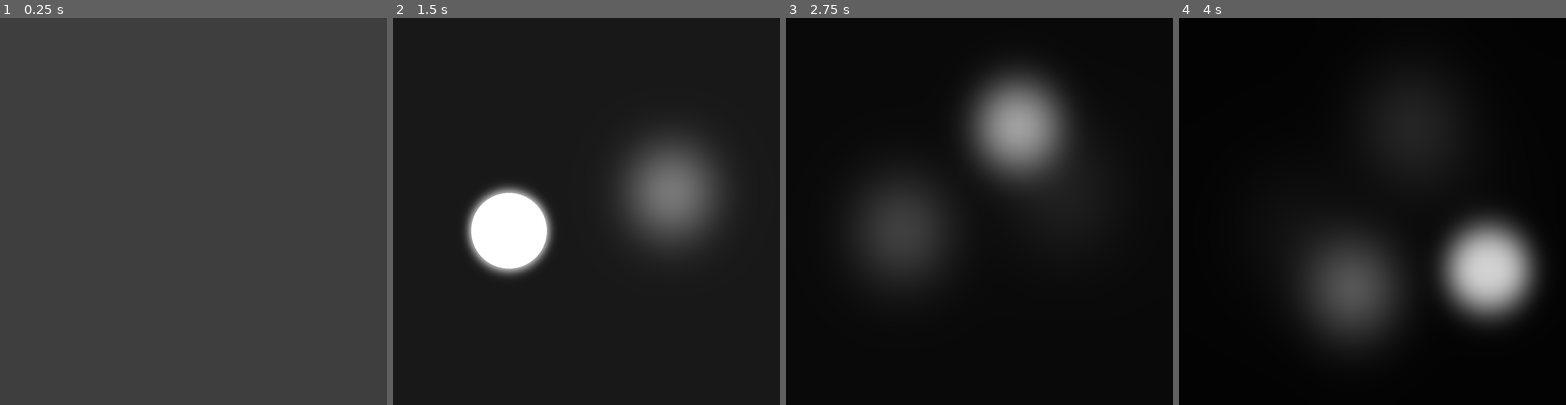
Above: before the commit, frames 1-4 (left to right).
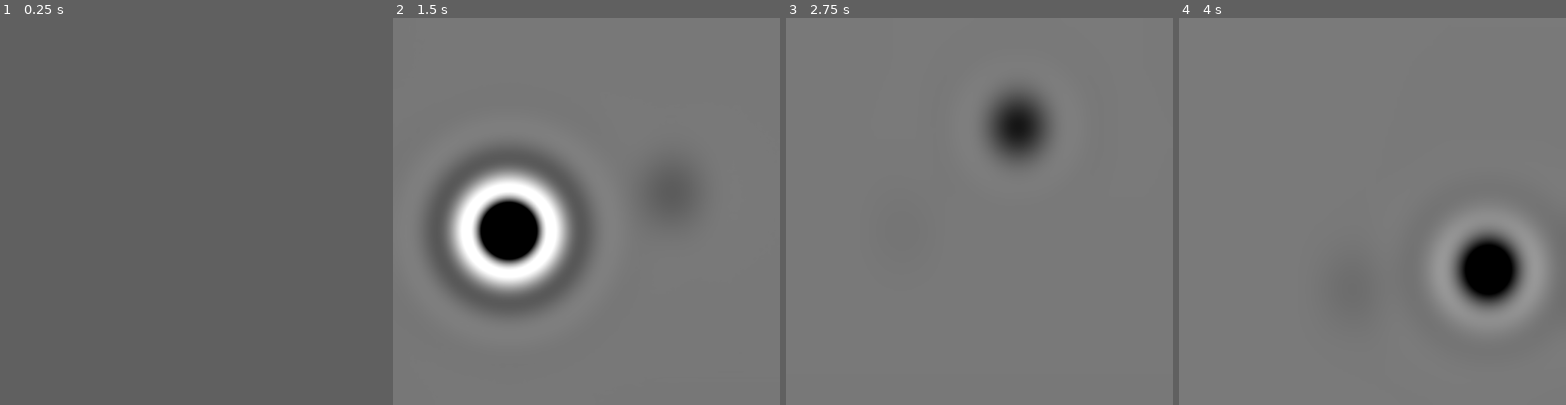
Above: after the commit, the same moments.

Repository: notapixelstudio/simulation-shader
Game: Godot game, scene res://Main.tscn
Same seed, same stepped clock (60 frames per second), same inputs: the game is played once before the commit and once after it. The engine's default icon, where the game draws it, is replaced by a stand-in: a white triangle on a blue panel in a dark square.
Inputs (mouse positions are in pixels of both pictures, inside the frame that each line leads up to):
- Up to frame 1 (0.25 s): no input
- Up to frame 2 (1.5 s): tap Enter at 0.5 s; move the mouse to (671, 192) at 0.52 s; click (671, 192) at 0.67 s; move the mouse to (509, 230) at 1.27 s; click (509, 230) at 1.42 s
- Up to frame 3 (2.75 s): move the mouse to (1018, 126) at 2.02 s; click (1018, 126) at 2.17 s
- Up to frame 4 (4 s): move the mouse to (1353, 288) at 2.77 s; click (1353, 288) at 2.92 s; move the mouse to (1488, 269) at 3.52 s; click (1488, 269) at 3.67 s

The runs differ from the first frame. In frame 1, 100% of the frame differs, in the area x 0-100%, y 0-100%; in frame 2, 98%; in frame 3, 99%; in frame 4, 99%.

Commit message:
Explosion-like simulation.

Diff:
--- a/Main.gd
+++ b/Main.gd
@@ -15,8 +15,8 @@
 	outer_rect.texture = viewport.get_texture()
 
 func _process(delta):
-	inner_rect.material.set_shader_param("draw_pos", get_local_mouse_position())
+	inner_rect.material.set_shader_param("explosion_center", get_local_mouse_position())
 
 func _input(event):
 	if event is InputEventMouseButton:
-		inner_rect.material.set_shader_param("draw", event.pressed)
+		inner_rect.material.set_shader_param("explosion", event.pressed)
--- a/Main.tscn
+++ b/Main.tscn
@@ -8,17 +8,23 @@
 
 uniform float width = 200.0;
 uniform float height = 200.0;
-uniform vec2 draw_pos = vec2(0.0,0.0);
-uniform bool draw = false;
-uniform float point_radius = 100.0;
+
 uniform float blur = 3.0;
 
+uniform vec2 explosion_center = vec2(0.0,0.0);
+uniform float explosion_radius = 200.0;
+uniform bool explosion = false;
+uniform float explosion_frequency = 0.2;
+uniform float explosion_decay = 0.1;
+
 void fragment(){
-	vec2 pos = vec2(draw_pos.x/width, draw_pos.y/height);
-	COLOR = 0.99*textureLod(SCREEN_TEXTURE, SCREEN_UV, blur);
-	if(draw) {
-		vec3 new = vec3(step(distance(UV, pos), point_radius/width));
-		COLOR = max(vec4(new,1.0), COLOR);
+	vec2 normalized_explosion_center = vec2(explosion_center.x/width, explosion_center.y/height);
+	vec4 f = textureLod(SCREEN_TEXTURE, SCREEN_UV, blur);
+	COLOR = 0.5 - 0.96*(0.5-f);
+	if(explosion) {
+		float d = distance(UV, normalized_explosion_center)*explosion_radius;
+		vec3 new = -vec3(sin(d*0.2)/exp(d*0.1));
+		COLOR = COLOR + vec4(new,1.0);
 	}
 }"
 
@@ -26,10 +32,12 @@
 shader = SubResource( 1 )
 shader_param/width = 200.0
 shader_param/height = 200.0
-shader_param/draw_pos = Vector2( 0, 0 )
-shader_param/draw = false
-shader_param/point_radius = 100.0
 shader_param/blur = 3.0
+shader_param/explosion_center = Vector2( 0, 0 )
+shader_param/explosion_radius = 200.0
+shader_param/explosion = false
+shader_param/explosion_frequency = 0.2
+shader_param/explosion_decay = 0.1
 
 [node name="Main" type="Control"]
 anchor_right = 1.0
